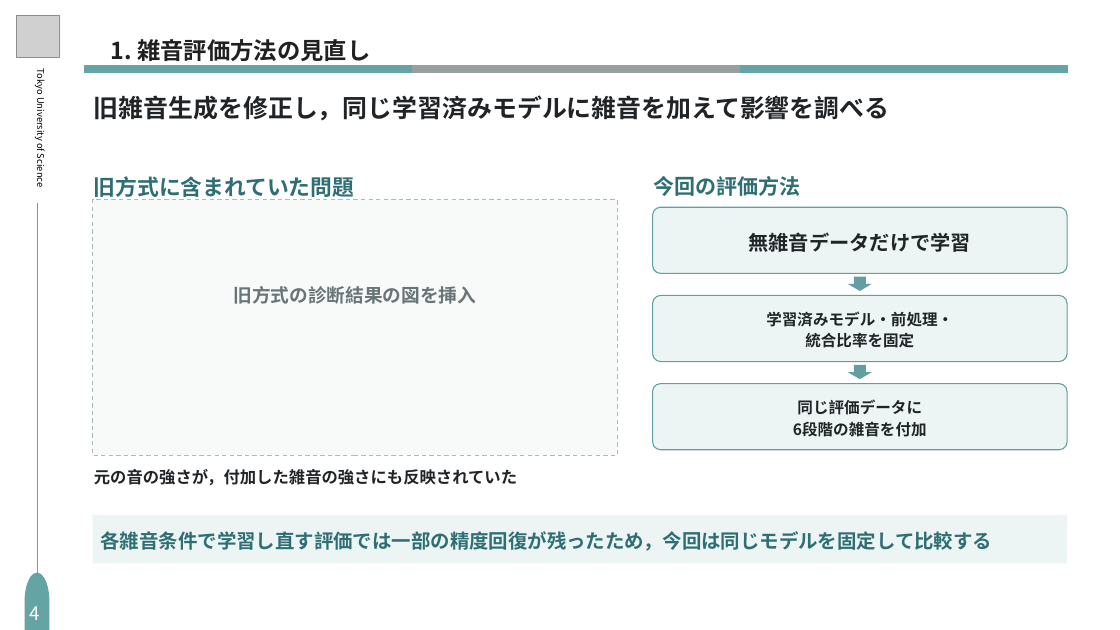
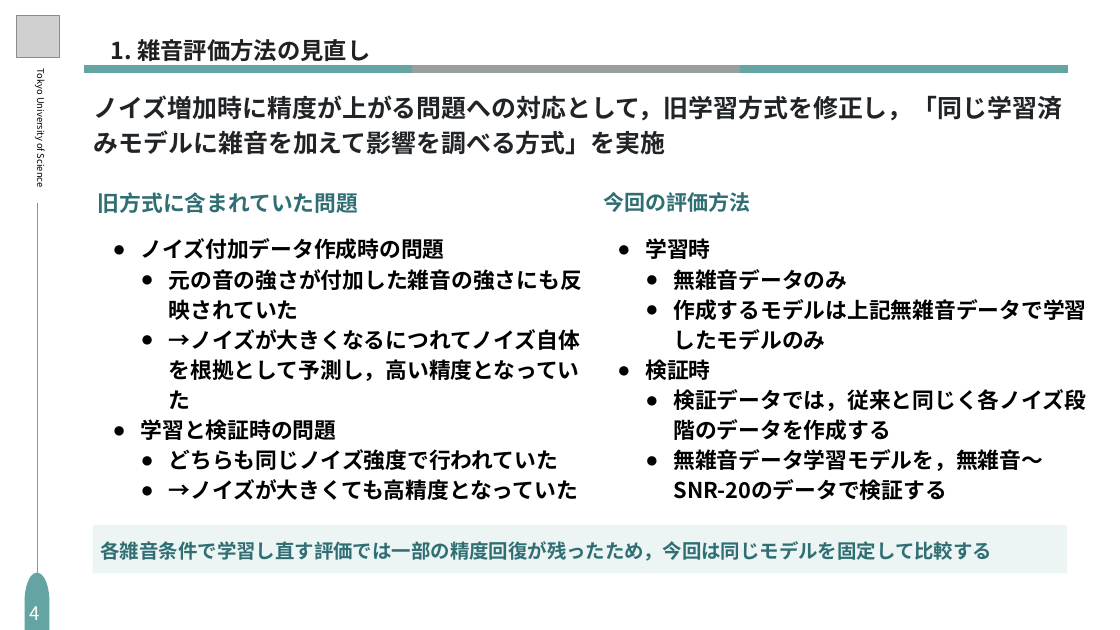
Before and after one commit to S-Riku-tus/university_research, a slide deck: slide 5 of 研究進捗報告/2026/1016（研究進捗報告）/研究進捗_1016_編集用_修正版.pptx. Drawn at 1120x630 pixels with LibreOffice and Linux fonts; fonts in the diff are those of the drawing; grey boxes stand for pictures. Boxes give left, top, right and bottom in pixels: in the first picture for what was removed or moved away, otherwise in the second. Text is boxed around its words. In the diff, an @@ line names an element or a change of style, - is before the commit and + after.

Commit message:
修正

```diff
--- a/研究進捗報告/2026/1016（研究進捗報告）/研究進捗_1016_編集用_修正版.pptx
+++ b/研究進捗報告/2026/1016（研究進捗報告）/研究進捗_1016_編集用_修正版.pptx
@@ text at (x1=94, y1=95, x2=1062, y2=155): text changed @@
-旧雑音生成を修正し，同じ学習済みモデルに雑音を加えて影響を調べる
+ノイズ増加時に精度が上がる問題への対応として，旧学習方式を修正し，「同じ学習済みモデルに雑音を加えて影響を調べる方式」を実施
@@ rectangle removed at (x1=92, y1=199, x2=617, y2=455) @@
@@ text "旧方式に含まれていた問題" moved from (x1=94, y1=176, x2=354, y2=200) to (x1=98, y1=192, x2=358, y2=213) @@
@@ text "今回の評価方法" moved from (x1=654, y1=176, x2=801, y2=196) to (x1=603, y1=192, x2=750, y2=212) @@
@@ rounded rectangle removed at (x1=652, y1=207, x2=1067, y2=273) @@
@@ text added at (x1=141, y1=238, x2=582, y2=500), 28 pt, text #000000, bold @@
+● ノイズ付加データ作成時の問題
+  ● 元の音の強さが付加した雑音の強さにも反映されていた
+  ● →ノイズが大きくなるにつれてノイズ自体を根拠として予測し，高い精度となっていた
+● 学習と検証時の問題
+  ● どちらも同じノイズ強度で行われていた
+  ● →ノイズが大きくても高精度となっていた
@@ text added at (x1=645, y1=238, x2=1086, y2=500), 28 pt, text #000000, bold @@
+● 学習時
+  ● 無雑音データのみ
+  ● 作成するモデルは上記無雑音データで学習したモデルのみ
+● 検証時
+  ● 検証データでは，従来と同じく各ノイズ段階のデータを作成する
+  ● 無雑音データ学習モデルを，無雑音～SNR-20のデータで検証する
@@ text removed at (x1=748, y1=232, x2=971, y2=252) @@
-無雑音データだけで学習
@@ text removed at (x1=234, y1=286, x2=477, y2=304) @@
-旧方式の診断結果の図を挿入
@@ rounded rectangle removed at (x1=652, y1=296, x2=1067, y2=362) @@
@@ down arrow removed at (x1=848, y1=277, x2=872, y2=291) @@
@@ text removed at (x1=766, y1=311, x2=953, y2=348) @@
-学習済みモデル・前処理・
-統合比率を固定
@@ rounded rectangle removed at (x1=652, y1=384, x2=1067, y2=450) @@
@@ down arrow removed at (x1=848, y1=365, x2=872, y2=380) @@
@@ text removed at (x1=793, y1=399, x2=927, y2=437) @@
-同じ評価データに
-6段階の雑音を付加
@@ text removed at (x1=94, y1=469, x2=517, y2=485) @@
-元の音の強さが，付加した雑音の強さにも反映されていた
@@ rectangle moved from (x1=92, y1=515, x2=1067, y2=563) to (x1=92, y1=525, x2=1067, y2=574) @@
@@ text "各雑音条件で学習し直す評価では一部の精度回復が残ったため，今回は同じモデルを固定して比較する" moved from (x1=101, y1=531, x2=993, y2=551) to (x1=101, y1=541, x2=993, y2=561) @@
```
Also in this commit, not shown: 10 other slides changed, 1 slide removed.
